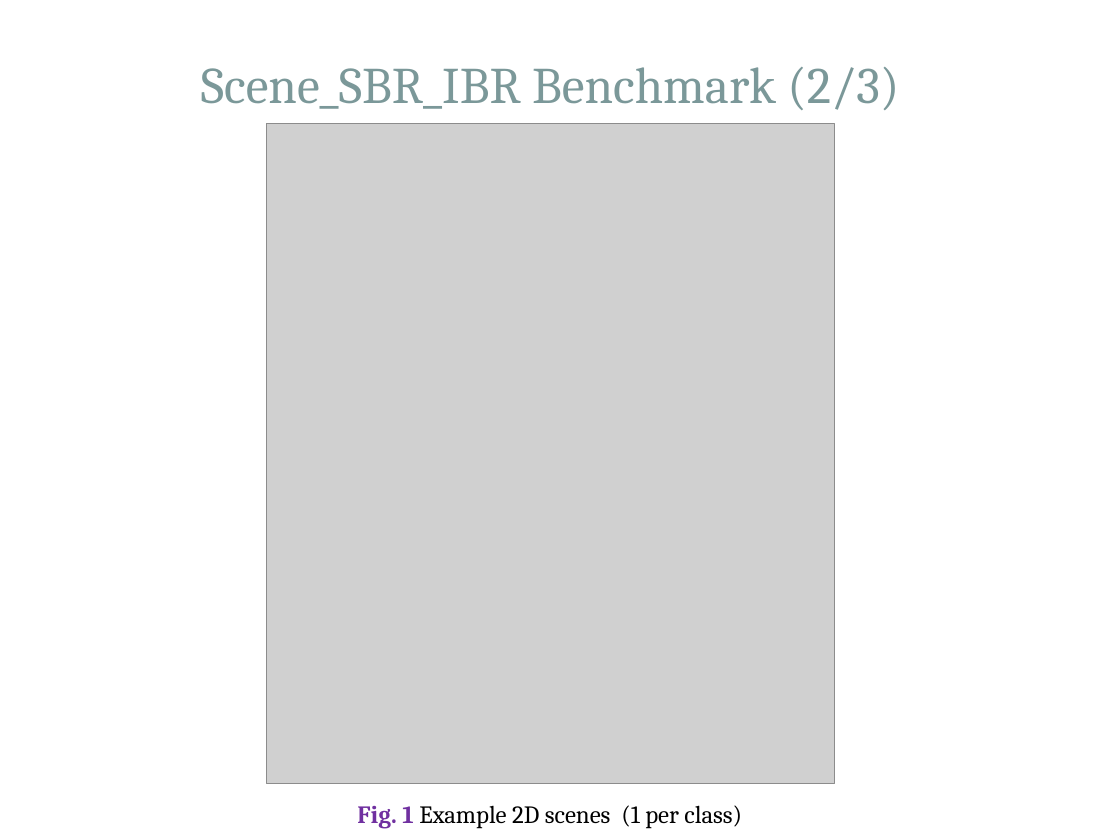
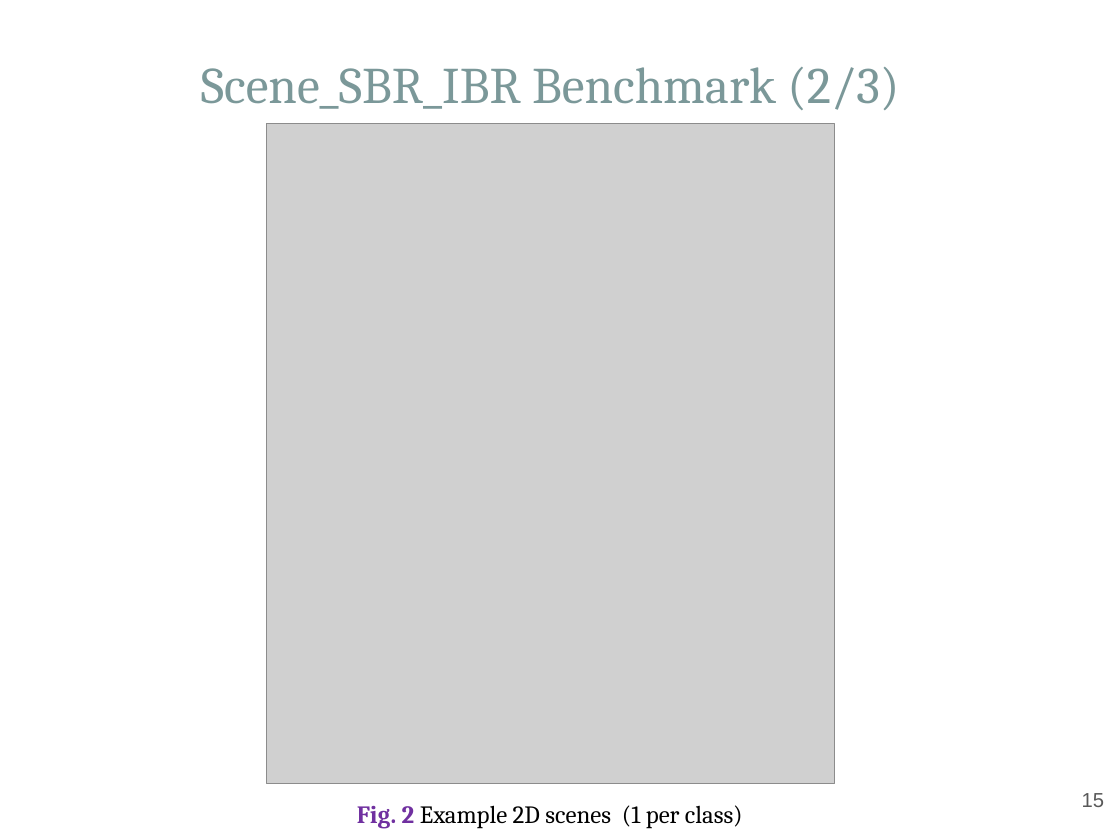
Before and after one commit to Hammania689/shrec_2019, a slide deck: slide 15 of mipr_slides/MIPR.pptx (slide 13 before the commit). Drawn at 1120x840 pixels with LibreOffice and Linux fonts; fonts in the diff are those of the drawing; grey boxes stand for pictures. Boxes give left, top, right and bottom in pixels: in the first picture for what was removed or moved away, otherwise in the second. Text is boxed around its words. In the diff, an @@ line names an element or a change of style, - is before the commit and + after.

```diff
--- a/mipr_slides/MIPR.pptx
+++ b/mipr_slides/MIPR.pptx
@@ text at box(357, 805, 743, 828): text changed @@
-Fig. 1 Example 2D scenes (1 per class)
+Fig. 2 Example 2D scenes (1 per class)
@@ page number added at box(1082, 793, 1104, 807), 13 pt, text #595959 @@
+15
```
Also in this commit, not shown: 26 other slides changed, 2 slides added, 4 other files.
